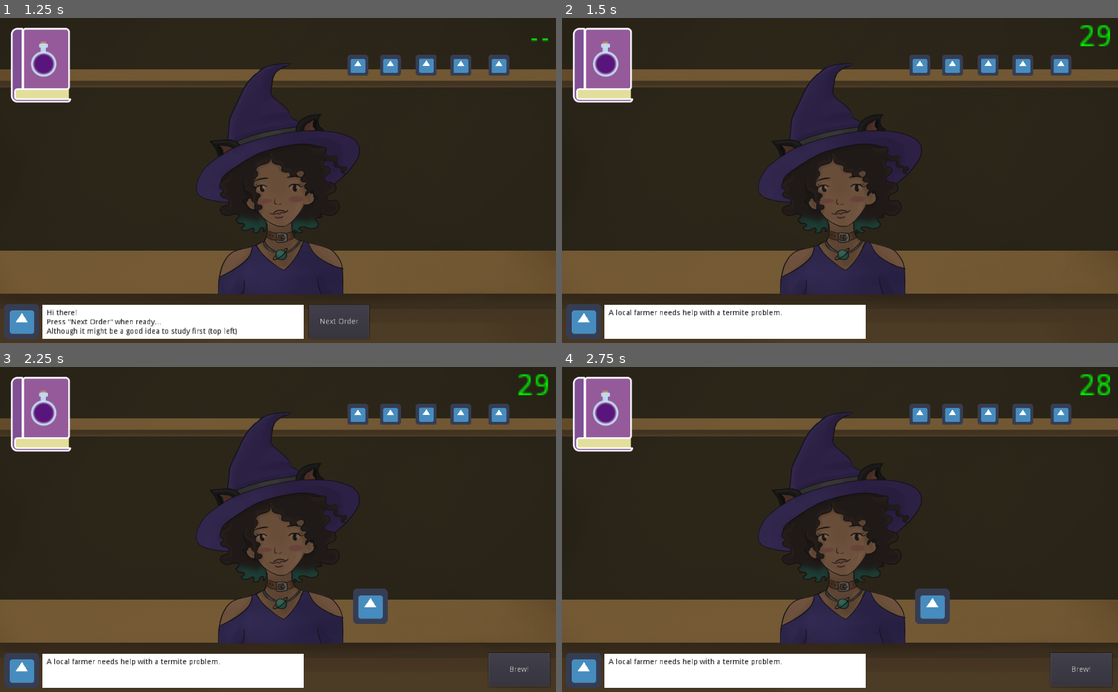
Above: before the commit, frames 1-4 (two rows, left to right).
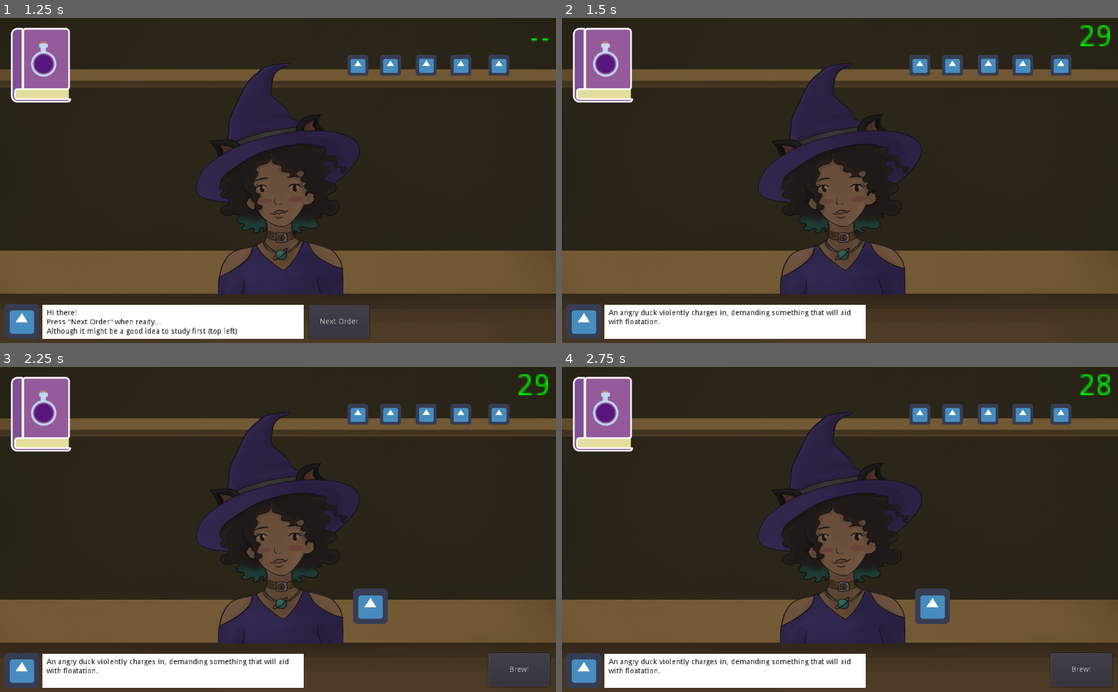
Above: after the commit, the same moments.

Repository: organicpencil/godot-wild-3
Game: Godot game, scene res://start.tscn
The game is run twice, just before and just after one commit, with the same random seed, the same clock (stepped at 60 frames per second) and the same inputs. The engine's default icon, where the game draws it, is replaced by a stand-in: a white triangle on a blue panel in a dark square.
Inputs (mouse positions are in pixels of both pictures, inside the frame that each line leads up to):
- Up to frame 1 (1.25 s): click "Begin" at 0.5 s
- Up to frame 2 (1.5 s): click "Next Order" at 1.25 s
- Up to frame 3 (2.25 s): click (355, 415) at 2 s
- Up to frame 4 (2.75 s): no input

Frame 1 is identical in both runs. In frame 2, 0.5% of the frame differs, in the area x 8-52%, y 89-95%; in frame 3, 0.5%; in frame 4, 0.5%.

Commit message:
Rework order definition, custom messages

Diff:
--- a/project/orders.gd
+++ b/project/orders.gd
@@ -25,7 +25,21 @@
 var current_order = 0
 
 func _init():
-	# Call register_order for each possible order.
+	orders.append({	'message': "An angry duck violently charges in, demanding something that will aid with floatation.",
+					'ingredients': [Global.ING_DANDELION, Global.ING_SUNFLOWERSEED],
+					'good_message': "Excellent!", # Could use a generic message instead
+					'bad_message': "The duck is not pleased. Try again.", # Could use a generic message instead
+					'fail_message': "The duck decides to take its business elsewhere." # Could use a generic message instead
+					})
+
+	orders.append({	'message': 'A huge rat enters the shop. It\'s walking half-sideways while compulsively scratching its cheek. "Hey man... you got something for me?"',
+				'ingredients': [Global.ING_MUSHROOM],
+				'good_message': "Excellent!", # Could use a generic message instead
+				'bad_message': "What? No! Something *else*", # Could use a generic message instead
+				'fail_message': "Before you can finish, the cops arrive and escort the rat outside." # Could use a generic message instead
+				})
+
+"""
 	register_order("A local farmer needs help with a termite problem.", [Global.ING_MUSHROOM])#, "res://faces/farmer.png")
 	register_order("An angry duck violently charges in, demanding something that will help it float.", [Global.ING_DANDELION, Global.ING_SUNFLOWERSEED]) # Face is optional
 
@@ -40,6 +54,7 @@
 		order['face'] = null
 
 	orders.append(order)
+"""
 
 func get_next_order():
 	"""
--- a/project/shop/shop.gd
+++ b/project/shop/shop.gd
@@ -60,7 +60,7 @@
 
 	if !current_order:
 		# Went through all orders. End the game or something
-		$ColorRect/Label.text = "Closing time!"
+		$ColorRect/Label.text = "Actually... that's everything. Need to make a win screen or something. Press escape to leave."
 		return
 
 	# Process the order
@@ -81,16 +81,18 @@
 
 	$BrewButton.hide()
 
+	var message = preload("res://shop/message.tscn").instance()
 	if score == current_order['ingredients'].size():
 		# Good potion
 		$Timer.stop()
 		$NextOrder.show()
 		$ColorRect/Label.text = 'Good job! Hit "Next Order" when you\'re ready for another.'
+		message.text = current_order['good_message']
 	else:
 		# Bad potion
-		var message = preload("res://shop/message.tscn").instance()
-		message.text = "The duck is not pleased. Try again."
-		add_child(message)
+		message.text = current_order['bad_message']
+
+	add_child(message)
 
 func handle_bookbutton_pressed():
 	$Book.toggle()
